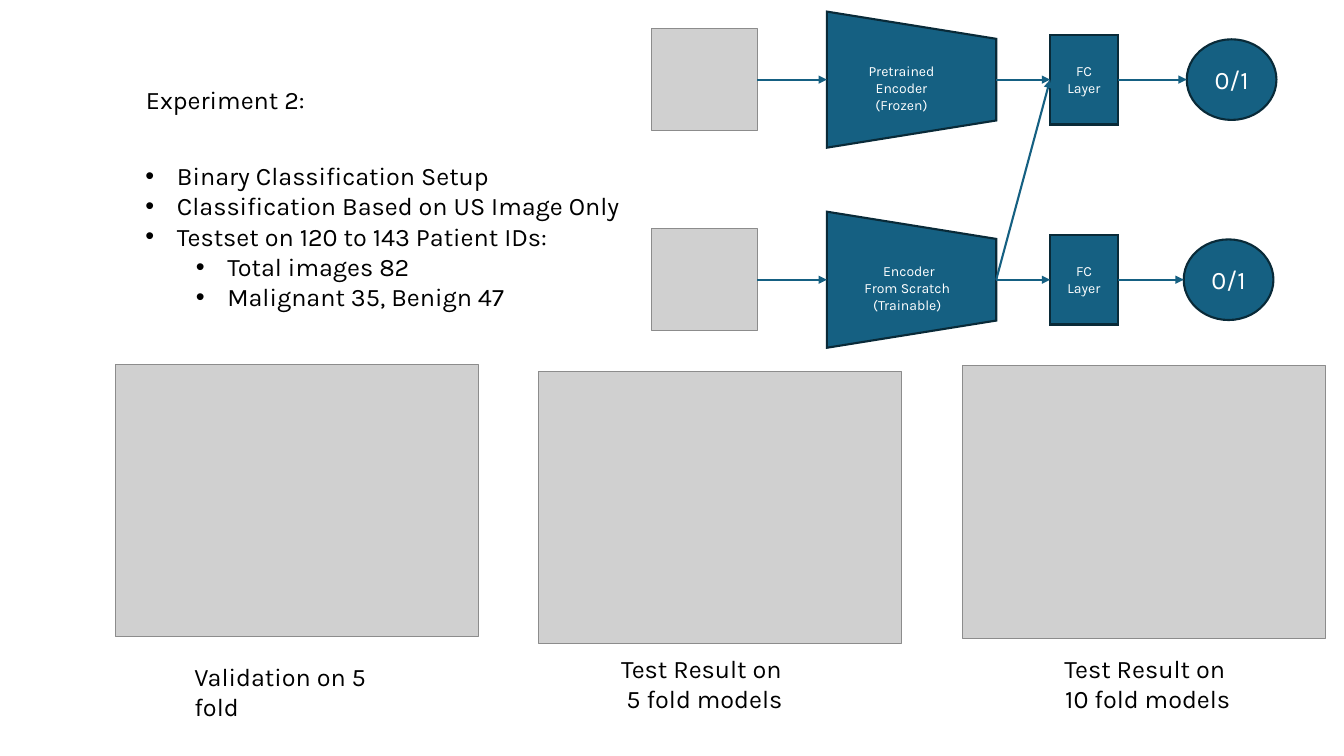
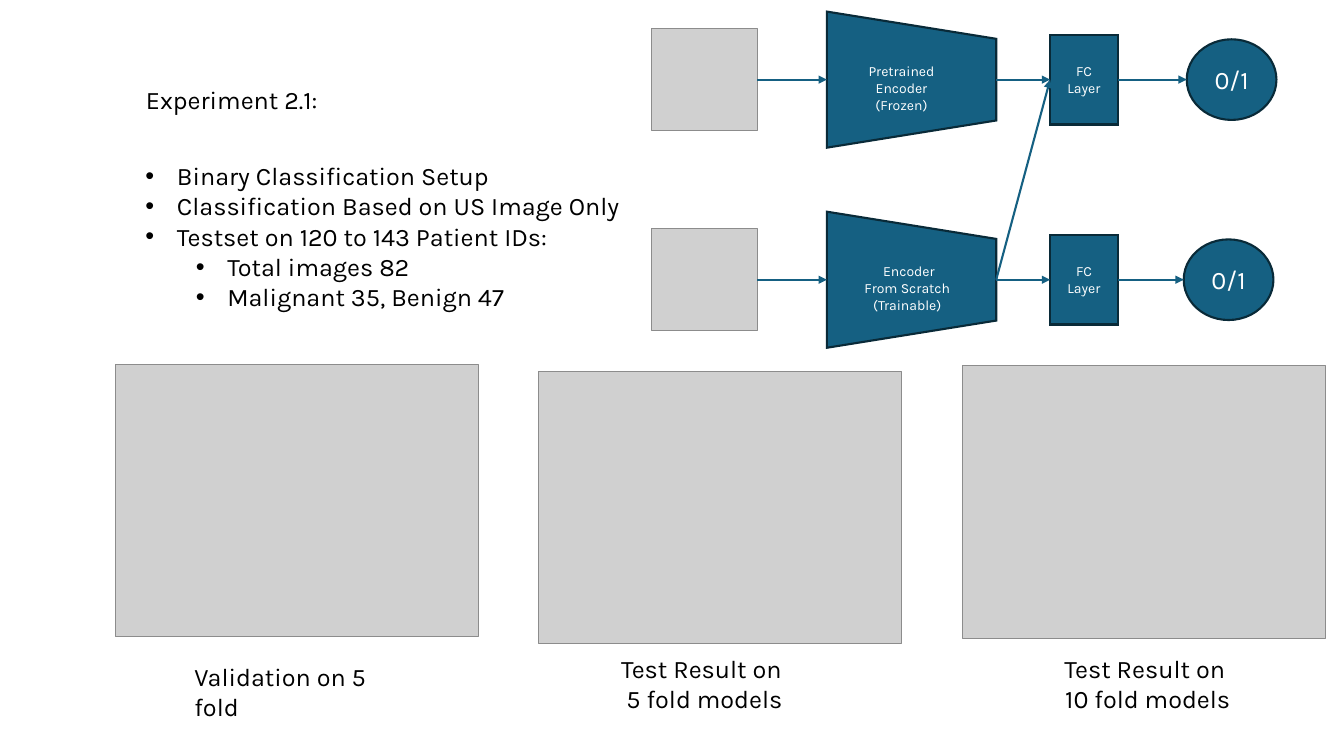
Before and after one commit to Iqbal1282/Washu2_Ovarian_Tumor, a slide deck: slide 3 of meeting_updates/07.07.25.pptx. Drawn at 1344x756 pixels with LibreOffice and Linux fonts; fonts in the diff are those of the drawing; grey boxes stand for pictures. Boxes give left, top, right and bottom in pixels: in the first picture for what was removed or moved away, otherwise in the second. Text is boxed around its words. In the diff, an @@ line names an element or a change of style, - is before the commit and + after.

```diff
--- a/meeting_updates/07.07.25.pptx
+++ b/meeting_updates/07.07.25.pptx
@@ text at (x1=146, y1=91, x2=317, y2=115): text changed @@
-Experiment 2:
+Experiment 2.1:
```
Also in this commit, not shown: 1 slide added, 7 other files.
